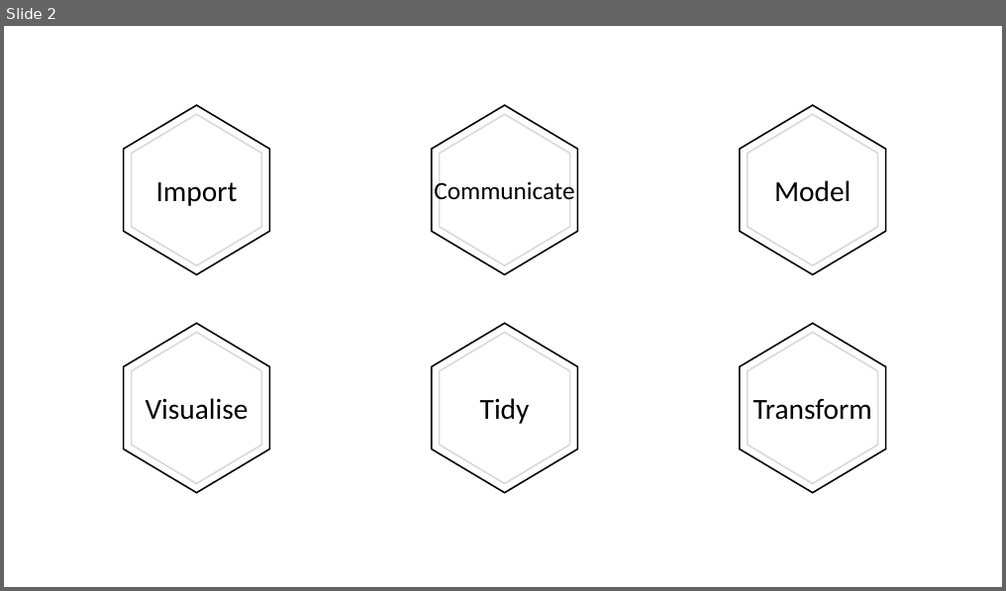
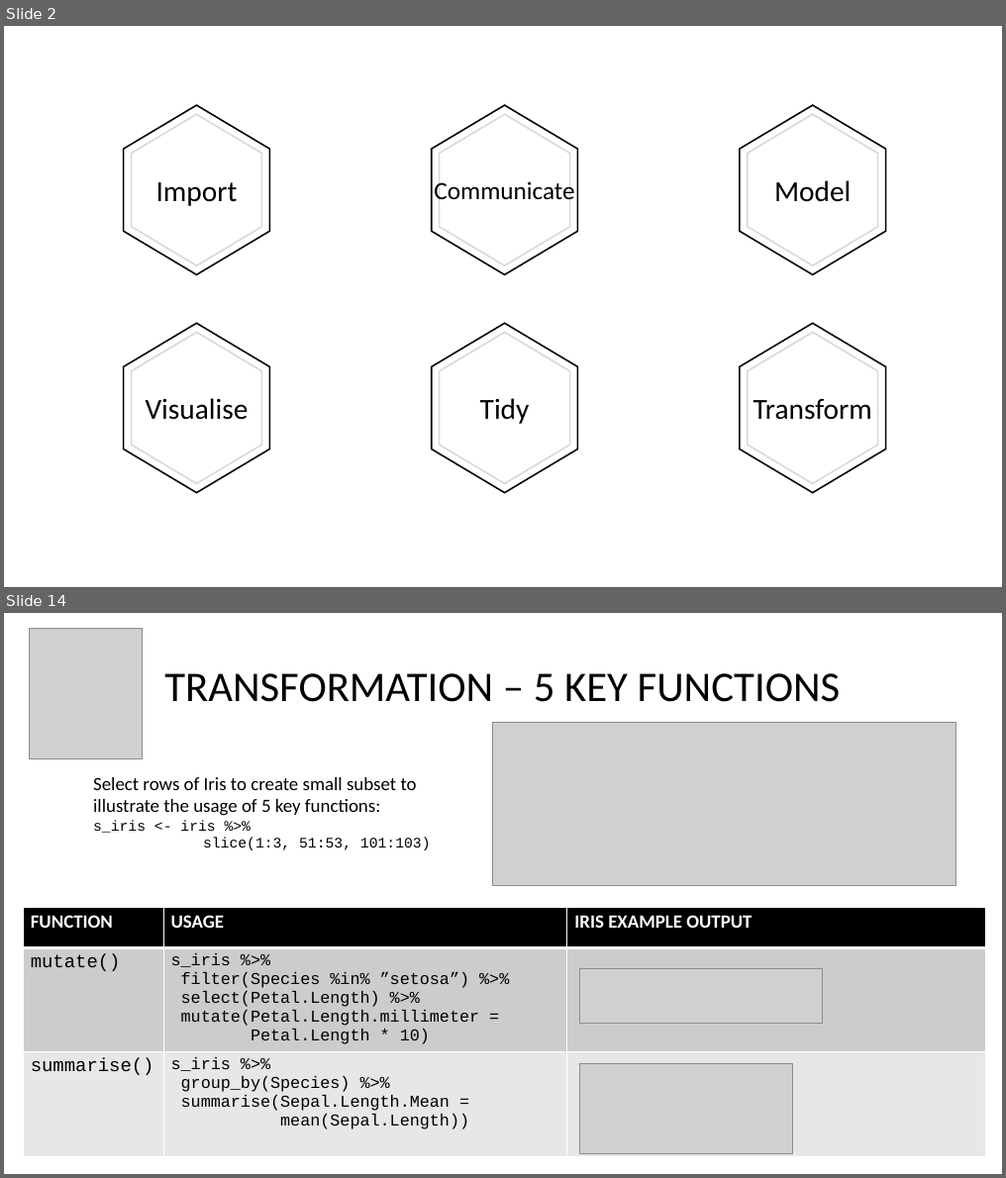
Before and after one commit to ptlxuan89/tidyverse_201912, a slide deck: Tidyverse presentation.pptx. Shown one above the other, each under a label of ours: slide 2 before the commit, slides 2 and 14 after it; the slides between them are not shown. The pictures are 1006x591 and 1006x1178 pixels, drawn with LibreOffice and Linux fonts; fonts in the diff are those of the drawing; grey boxes stand for pictures. Boxes give left, top, right and bottom in pixels: in the first picture for what was removed or moved away, otherwise in the second. Text is boxed around its words. In the diff, an @@ line names an element or a change of style, - is before the commit and + after.

```diff
--- a/Tidyverse presentation.pptx
+++ b/Tidyverse presentation.pptx
@@ slide 14 added at [4,613,1002,1174], background #FFFFFF @@
@@ picture added at [30,628,143,759] @@
@@ text added at [164,673,841,702], 40.7 pt, text #000000 @@
+TRANSFORMATION – 5 KEY FUNCTIONS
@@ picture added at [493,722,956,885] @@
@@ text added at [93,777,431,851], 18 pt, text #000000 @@
+Select rows of Iris to create small subset to illustrate the usage of 5 key functions:
+s_iris <- iris %>%
+slice(1:3, 51:53, 101:103)
@@ table added at [23,907,986,1160], 3 rows, 3 columns @@
+FUNCTION | USAGE | IRIS EXAMPLE OUTPUT
+mutate() | s_iris %>% / filter(Species %in% ”setosa”) %>% / select(Petal.Length) %>% / mutate(Petal.Length.millimeter = / Petal.Length * 10) | 
+summarise() | s_iris %>% / group_by(Species) %>% / summarise(Sepal.Length.Mean = / mean(Sepal.Length)) | 
@@ picture added at [580,969,823,1024] @@
@@ picture added at [580,1063,793,1155] @@
```
Also in this commit, not shown: 6 slides changed, 15 other slides added, 4 slides removed, 3 other files.
